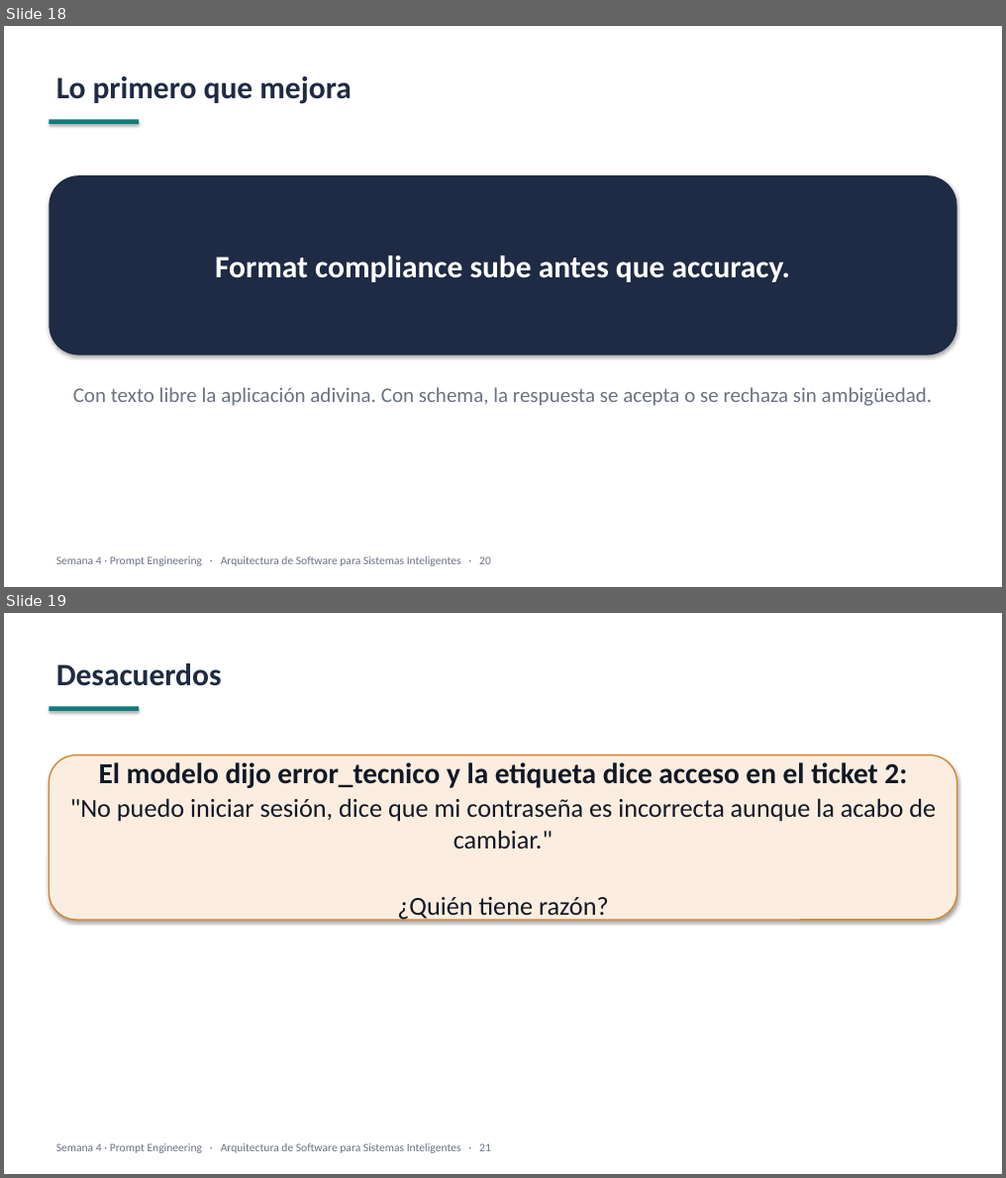
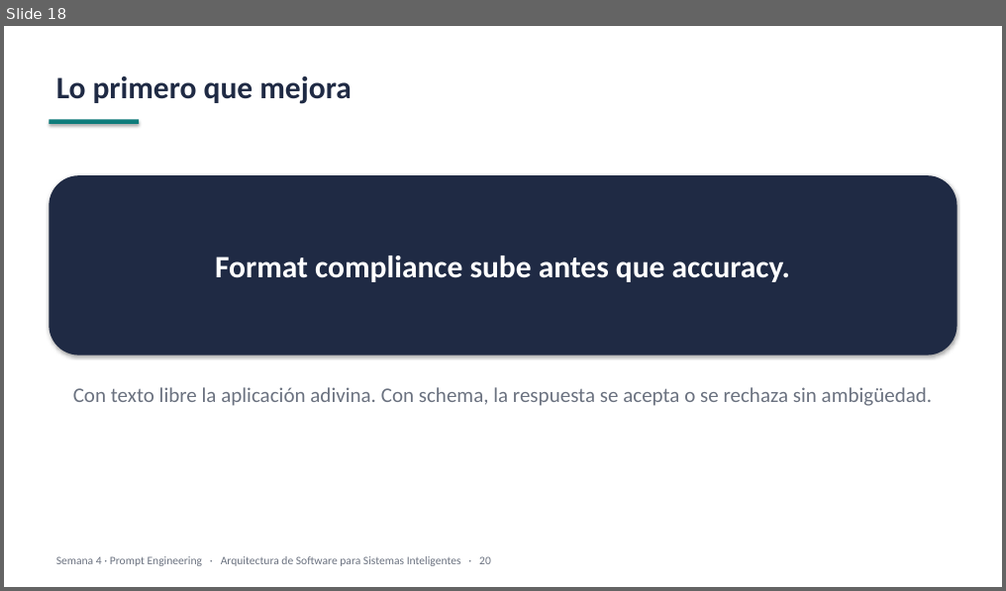
Before and after one commit to JunBarrs24/itm-maestria-llms, a slide deck: week-04/slides/week-04-slides.pptx. Shown one above the other, each under a label of ours: slides 18 and 19 before the commit, slide 18 after it. The pictures are 1006x1178 and 1006x591 pixels, drawn with LibreOffice and Linux fonts; fonts in the diff are those of the drawing. Boxes give left, top, right and bottom in pixels: in the first picture for what was removed or moved away, otherwise in the second. Text is boxed around its words. In the diff, an @@ line names an element or a change of style, - is before the commit and + after.

```diff
--- a/week-04/slides/week-04-slides.pptx
+++ b/week-04/slides/week-04-slides.pptx
@@ slide 19 removed at <box>4,613,1002,1174</box>, background #FFFFFF @@
@@ text removed at <box>56,663,222,686</box> @@
-Desacuerdos
@@ rectangle removed at <box>49,707,139,711</box> @@
@@ rounded rectangle removed at <box>49,756,957,920</box> @@
-El modelo dijo error_tecnico y la etiqueta dice acceso en el ticket 2:
-"No puedo iniciar sesión, dice que mi contraseña es incorrecta aunque la acabo de cambiar."
-¿Quién tiene razón?
@@ text removed at <box>56,1144,491,1154</box> @@
-Semana 4 · Prompt Engineering · Arquitectura de Software para Sistemas Inteligentes · 21
```
Also in this commit, not shown: 17 other files.
